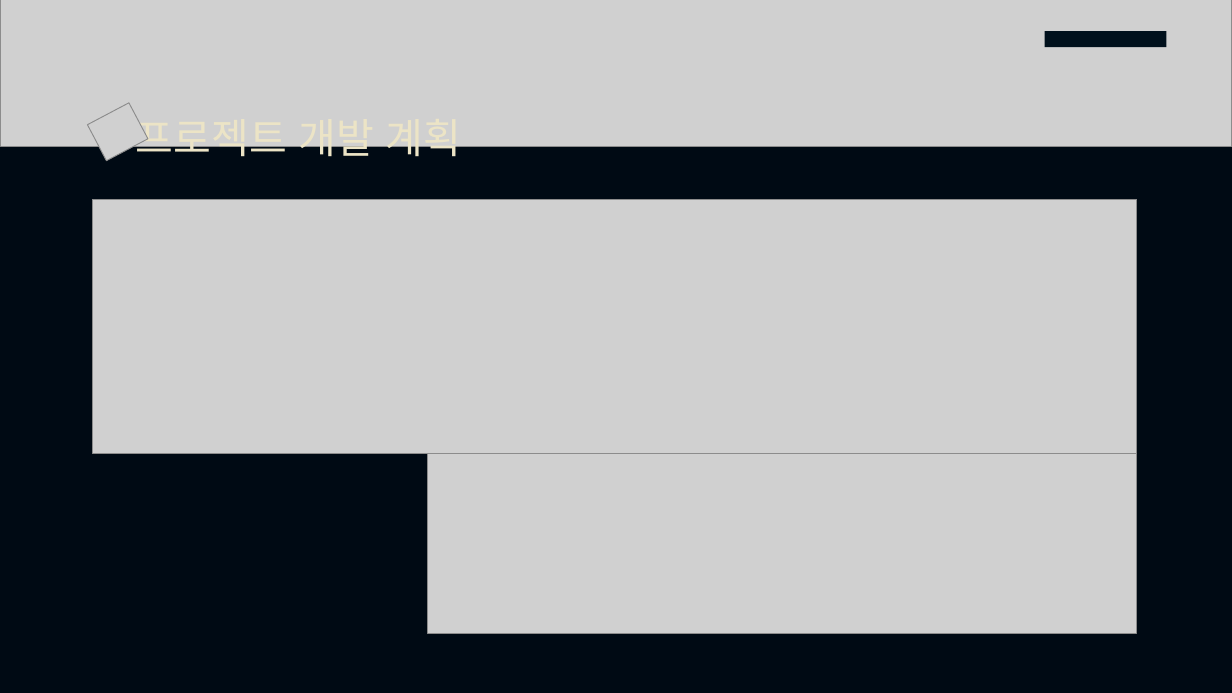
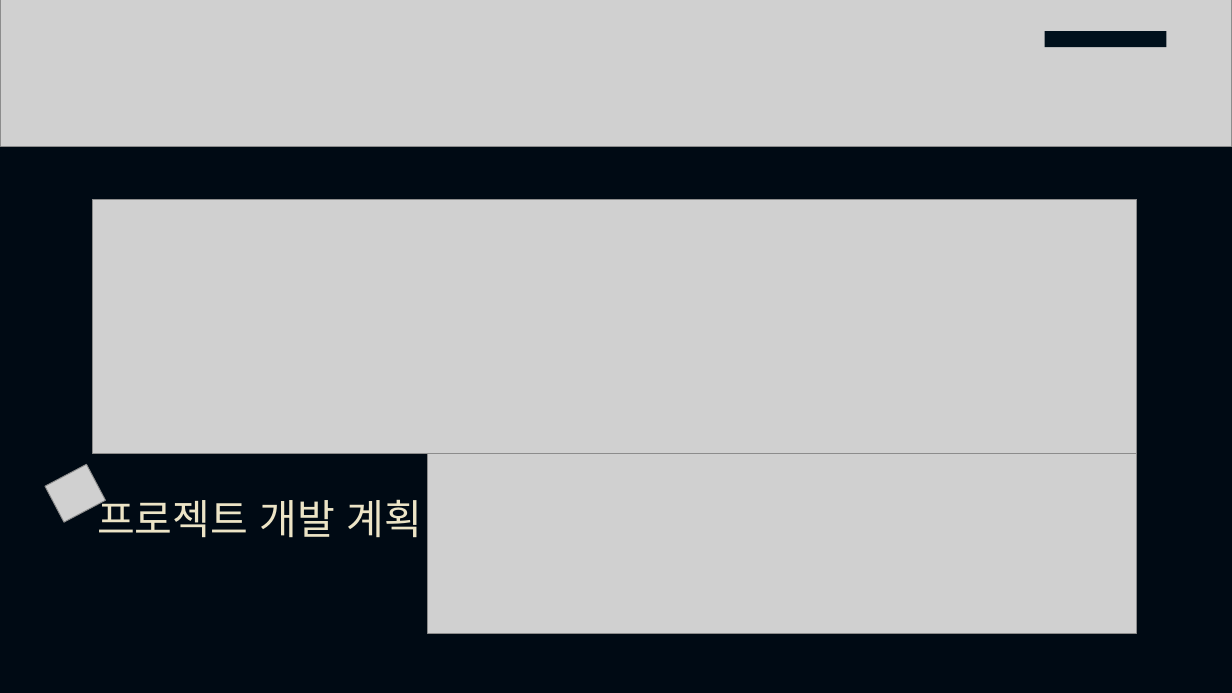
Before and after one commit to jinho-github/LOL-API-Statistics, a slide deck: slide 4 of lol.pptx. Drawn at 1232x693 pixels with LibreOffice and Linux fonts; fonts in the diff are those of the drawing; grey boxes stand for pictures. Boxes give left, top, right and bottom in pixels: in the first picture for what was removed or moved away, otherwise in the second. Text is boxed around its words. In the diff, an @@ line names an element or a change of style, - is before the commit and + after.

```diff
--- a/lol.pptx
+++ b/lol.pptx
@@ picture: place and size @@
-picture at [87, 103, 148, 161]
+picture at [45, 464, 105, 522]
@@ text "프로젝트 개발 계획": place and size @@
-text "프로젝트 개발 계획" at [136, 116, 461, 164]
+text "프로젝트 개발 계획" at [97, 492, 423, 538]
```
Also in this commit, not shown: 2 other slides changed, 2 slides added.
